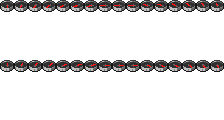
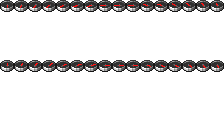
Comparing the layer stacks of the two 224 × 120 images. Changes:
painted on "compass_31.png" over box(211, 61, 223, 71)
painted on "compass_30.png" over box(197, 61, 209, 71)
painted on "compass_29.png" over box(183, 61, 195, 71)
painted on "compass_28.png" over box(169, 61, 181, 71)
painted on "compass_27.png" over box(155, 61, 167, 71)
painted on "compass_26.png" over box(141, 61, 153, 71)
painted on "compass_25.png" over box(127, 61, 139, 71)
painted on "compass_24.png" over box(113, 61, 125, 71)
painted on "compass_23.png" over box(99, 61, 111, 71)
painted on "compass_22.png" over box(85, 61, 97, 71)
painted on "compass_21.png" over box(71, 61, 83, 71)
painted on "compass_20.png" over box(57, 61, 69, 71)
painted on "compass_19.png" over box(43, 61, 55, 71)
painted on "compass_18.png" over box(29, 61, 41, 71)
painted on "compass_17.png" over box(15, 61, 27, 71)
painted on "compass_16.png" over box(1, 61, 13, 71)
painted on "compass_15.png" over box(211, 1, 223, 11)
painted on "compass_14.png" over box(197, 1, 209, 11)
painted on "compass_13.png" over box(183, 1, 195, 11)
painted on "compass_12.png" over box(169, 1, 181, 11)
painted on "compass_11.png" over box(155, 1, 167, 11)
painted on "compass_10.png" over box(141, 1, 153, 11)
painted on "compass_09.png" over box(127, 1, 139, 11)
painted on "compass_08.png" over box(113, 1, 125, 11)
…and 8 more changes (8 painted)
